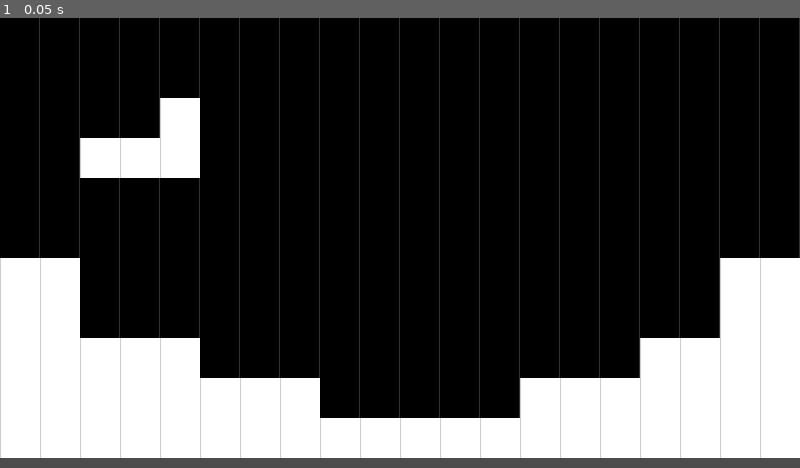
Above: before the commit, frame 1.
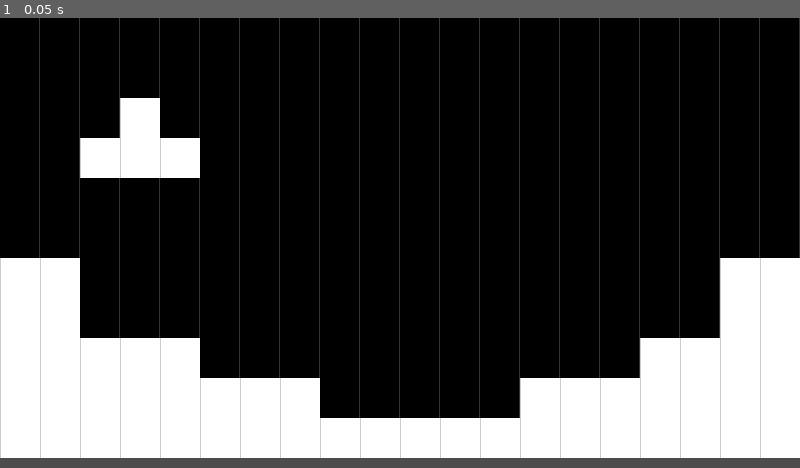
Above: after the commit, the same moment.

Repository: jtuttle/bridger
Game: Godot game, scene res://objects/levels/level_1/level.tscn
Same seed, same stepped clock (60 frames per second), same inputs: the game is played once before the commit and once after it.
Inputs:
- Up to frame 1 (0.05 s): no input

The runs differ from the first frame. In frame 1, 0.9% of the frame differs, in the area x 15-25%, y 17-27%.

Commit message:
Add shape factory that returns random piece on demand

Diff:
--- a/objects/levels/level_controller.gd
+++ b/objects/levels/level_controller.gd
@@ -4,21 +4,18 @@
 const width = 20
 const height = 11
 
-const I = [[0,1,0,0],[0,1,0,0],[0,1,0,0],[0,1,0,0]]
-const O = [[1,1],[1,1]]
-const T = [[0,1,0],[1,1,1],[0,0,0]]
-const S = [[0,1,1],[1,1,0],[0,0,0]]
-const Z = [[1,1,0],[0,1,1],[0,0,0]]
-const J = [[1,0,0],[1,1,1],[0,0,0]]
-const L = [[0,0,1],[1,1,1],[0,0,0]]
-
 #piece stepper
 onready var _timer = $timer
+var _step_time = 2 #1 second delay
+
 onready var _tile_map = $tile_map
-var _step_time = 2 #1 second delay
+
+onready var _shape_factory = load("res://objects/shapes/shape_factory.gd").new()
 
 # Called when the node enters the scene tree for the first time.
 func _ready():
+	# Prevent randi() from returning same value on every run
+	randomize()
 
 	#set up the grid data structure
 	for x in range(width):
@@ -34,7 +31,9 @@
 
 	_tile_map.set_cell(2, 2, 0)
 
-	_draw_piece(L, 2, 2)
+	var piece = _shape_factory.next_shape()
+
+	_draw_piece(piece.get_coords(), 2, 2)
 
 func _move_piece():
 	print("move piece")
@@ -42,9 +41,9 @@
 	yield(_timer, "timeout")
 	_move_piece()
 
-func _draw_piece(piece, x, y):
-	for i in range(0, piece.size()):
-		var row = piece[i]
+func _draw_piece(piece_coords, x, y):
+	for i in range(0, piece_coords.size()):
+		var row = piece_coords[i]
 
 		for j in range(0, row.size()):
 			_tile_map.set_cell(x + j, y + i, row[j])
--- /dev/null
+++ b/objects/shapes/shape.gd
@@ -0,0 +1,2 @@
+func get_coords():
+	return self.coords
--- /dev/null
+++ b/objects/shapes/shape_factory.gd
@@ -0,0 +1,12 @@
+var I = load("res://objects/shapes/shape_i.gd")
+var O = load("res://objects/shapes/shape_o.gd")
+var T = load("res://objects/shapes/shape_t.gd")
+var S = load("res://objects/shapes/shape_s.gd")
+var Z = load("res://objects/shapes/shape_z.gd")
+var J = load("res://objects/shapes/shape_j.gd")
+var L = load("res://objects/shapes/shape_l.gd")
+
+var _shapes = [I, O, T, S, Z, J, L]
+
+func next_shape():
+	return _shapes[randi() % _shapes.size()].new()
--- /dev/null
+++ b/objects/shapes/shape_i.gd
@@ -0,0 +1,3 @@
+extends "res://objects/shapes/shape.gd"
+
+var coords = [[0,1,0,0],[0,1,0,0],[0,1,0,0],[0,1,0,0]]
--- /dev/null
+++ b/objects/shapes/shape_j.gd
@@ -0,0 +1,3 @@
+extends "res://objects/shapes/shape.gd"
+
+var coords = [[1,0,0],[1,1,1],[0,0,0]]
--- /dev/null
+++ b/objects/shapes/shape_l.gd
@@ -0,0 +1,3 @@
+extends "res://objects/shapes/shape.gd"
+
+var coords = [[0,0,1],[1,1,1],[0,0,0]]
--- /dev/null
+++ b/objects/shapes/shape_o.gd
@@ -0,0 +1,3 @@
+extends "res://objects/shapes/shape.gd"
+
+var coords = [[1,1],[1,1]]
--- /dev/null
+++ b/objects/shapes/shape_s.gd
@@ -0,0 +1,3 @@
+extends "res://objects/shapes/shape.gd"
+
+var coords = [[0,1,1],[1,1,0],[0,0,0]]
--- /dev/null
+++ b/objects/shapes/shape_t.gd
@@ -0,0 +1,3 @@
+extends "res://objects/shapes/shape.gd"
+
+var coords = [[0,1,0],[1,1,1],[0,0,0]]
--- /dev/null
+++ b/objects/shapes/shape_z.gd
@@ -0,0 +1,3 @@
+extends "res://objects/shapes/shape.gd"
+
+var coords = [[1,1,0],[0,1,1],[0,0,0]]
